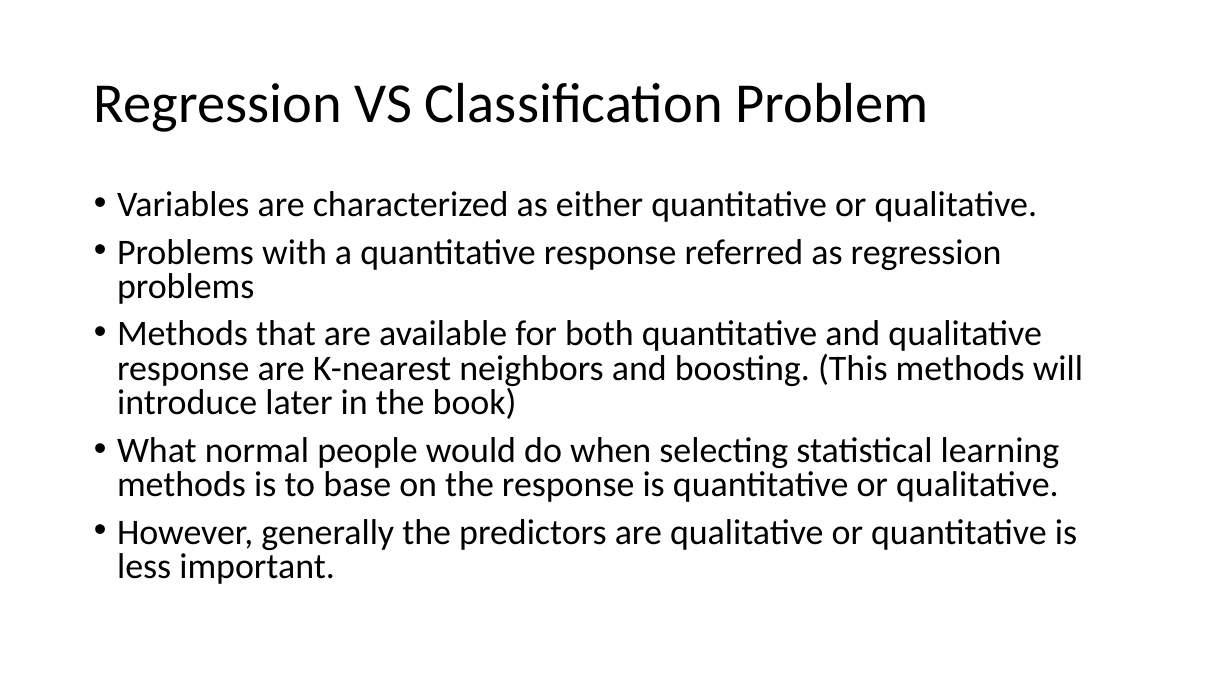
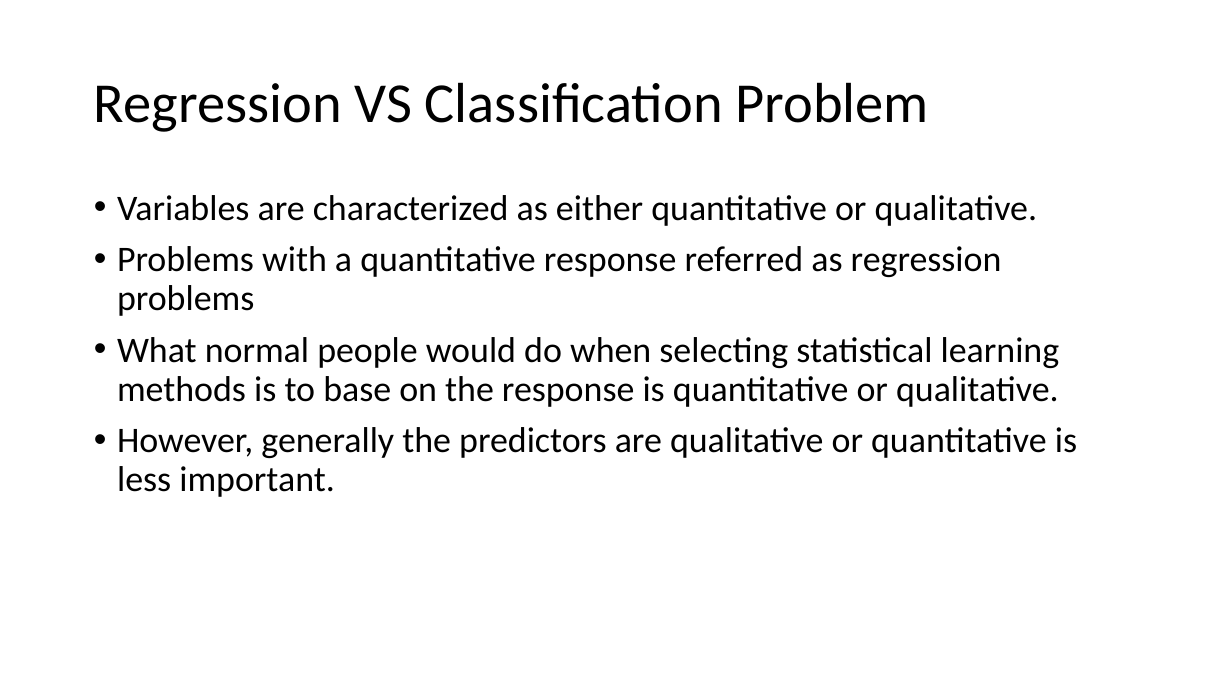
Before and after one commit to TseChapman/PresentationMaterials, a slide deck: slide 29 of Presentation Materials/Chapter 2/Chapter 2 Presentation.pptx (slide 28 before the commit). Drawn at 1232x693 pixels with LibreOffice and Linux fonts; fonts in the diff are those of the drawing. Boxes give left, top, right and bottom in pixels: in the first picture for what was removed or moved away, otherwise in the second. Text is boxed around its words. In the diff, an @@ line names an element or a change of style, - is before the commit and + after.

```diff
--- a/Presentation Materials/Chapter 2/Chapter 2 Presentation.pptx
+++ b/Presentation Materials/Chapter 2/Chapter 2 Presentation.pptx
@@ text "Variables are characterized as either ..." at (x1=117, y1=195, x2=1077, y2=497): line spacing 0.8 to 0.9 @@
@@ text at (x1=117, y1=320, x2=1083, y2=419): paragraph removed @@
-• Methods that are available for both quantitative and qualitative response are K-nearest neighbors and boosting. (This methods will introduce later in the book)
```
Also in this commit, not shown: 2 other slides changed, 4 slides added, 1 slide removed, 52 other files.
